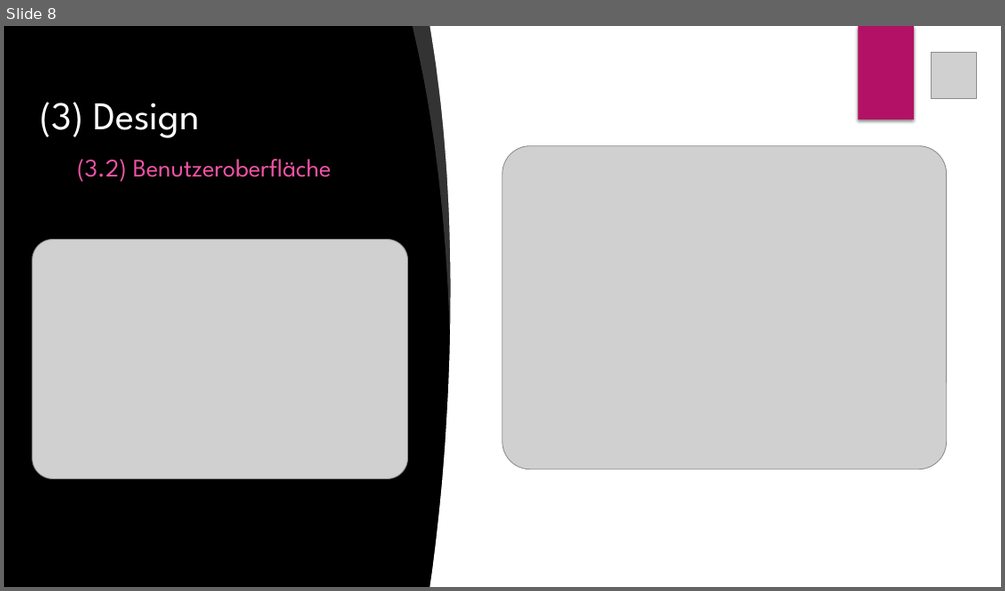
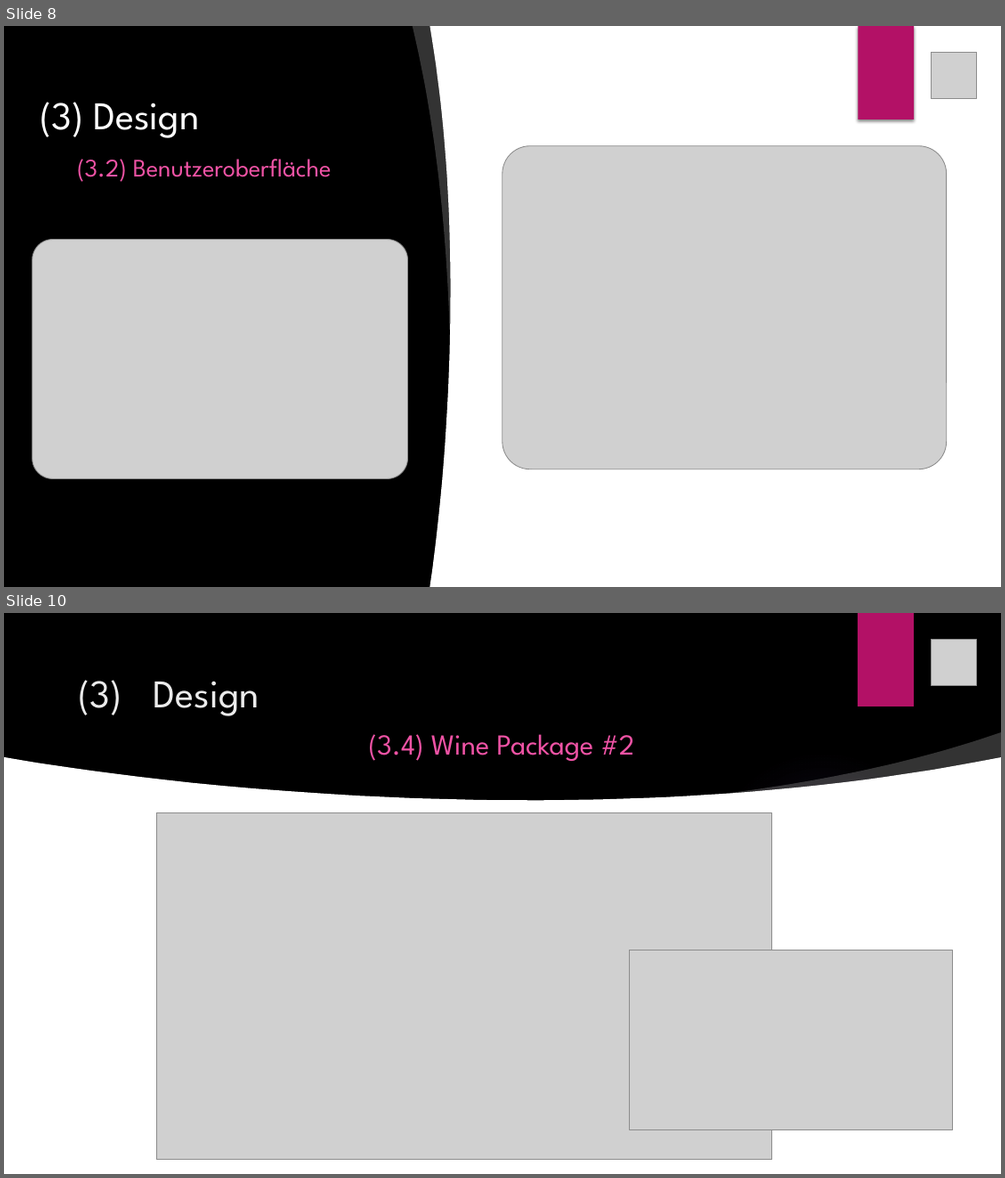
Before and after one commit to hejo221/swt20w37, a slide deck: LaBouteillePräsentation/LaBouteille.pptx. Shown one above the other, each under a label of ours: slide 8 before the commit, slides 8 and 10 after it; the slides between them are not shown. The pictures are 1005x591 and 1005x1178 pixels, drawn with LibreOffice and Linux fonts; fonts in the diff are those of the drawing; grey boxes stand for pictures; background and template pictures are left out. Boxes give left, top, right and bottom in pixels: in the first picture for what was removed or moved away, otherwise in the second. Text is boxed around its words. In the diff, an @@ line names an element or a change of style, - is before the commit and + after.

```diff
--- a/LaBouteillePräsentation/LaBouteille.pptx
+++ b/LaBouteillePräsentation/LaBouteille.pptx
@@ slide 10 added at bbox=[4, 613, 1001, 1174], background picture (left out); not listed: 1 template element that a slide beside it also shows @@
@@ picture added at bbox=[931, 639, 977, 685] @@
@@ title added at bbox=[79, 680, 634, 761], 27.9 pt, text #EF53A5 @@
+(3) Design
+(3.4) Wine Package #2
@@ freeform shape added at bbox=[718, 732, 1001, 800], fill #FFFFFF at 20% opacity @@
@@ freeform shape added at bbox=[4, 757, 1001, 986], fill #FFFFFF @@
@@ ellipse added at bbox=[708, 750, 938, 981], fill gradient #9B6BF2 @@
@@ picture added at bbox=[156, 813, 772, 1159] @@
@@ rectangle added at bbox=[4, 933, 1001, 1174], fill #FFFFFF @@
@@ picture added at bbox=[629, 950, 953, 1130] @@
```
Also in this commit, not shown: 3 slides changed, 2 other slides added, 14 slides removed, 4 other files.
